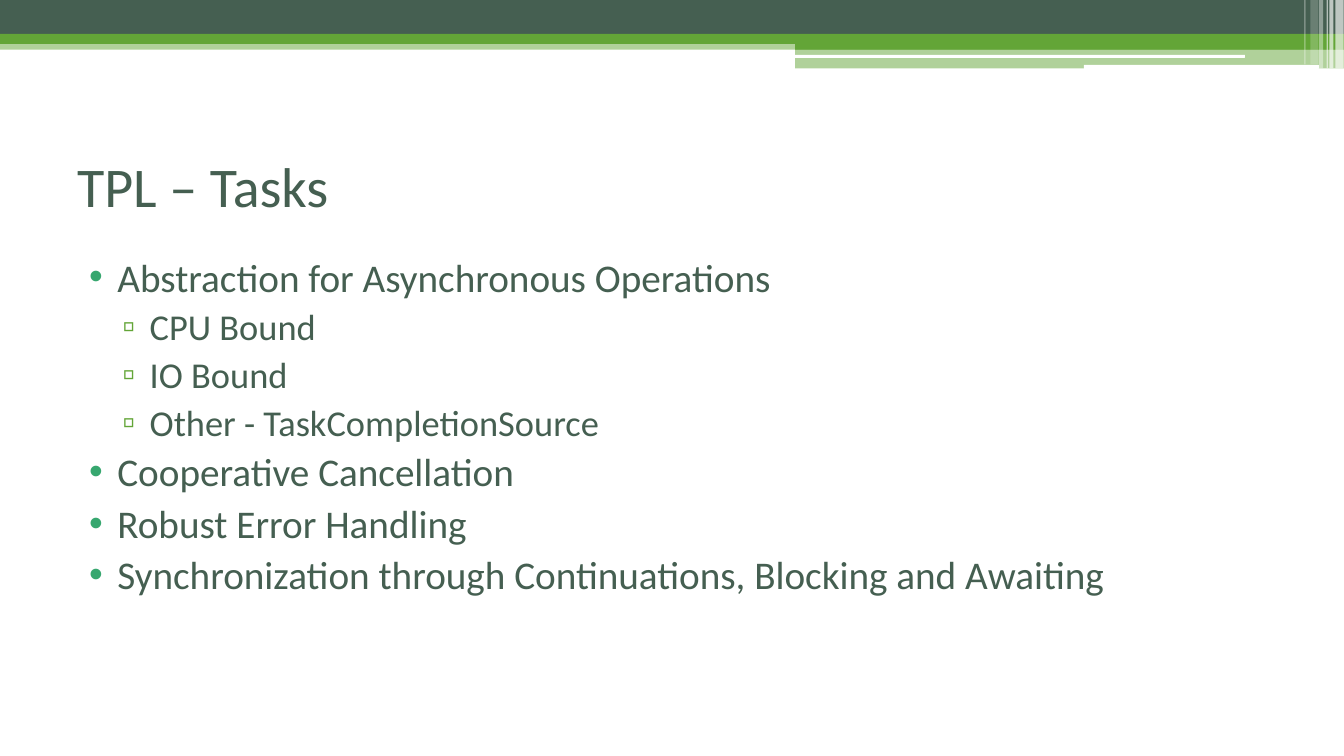
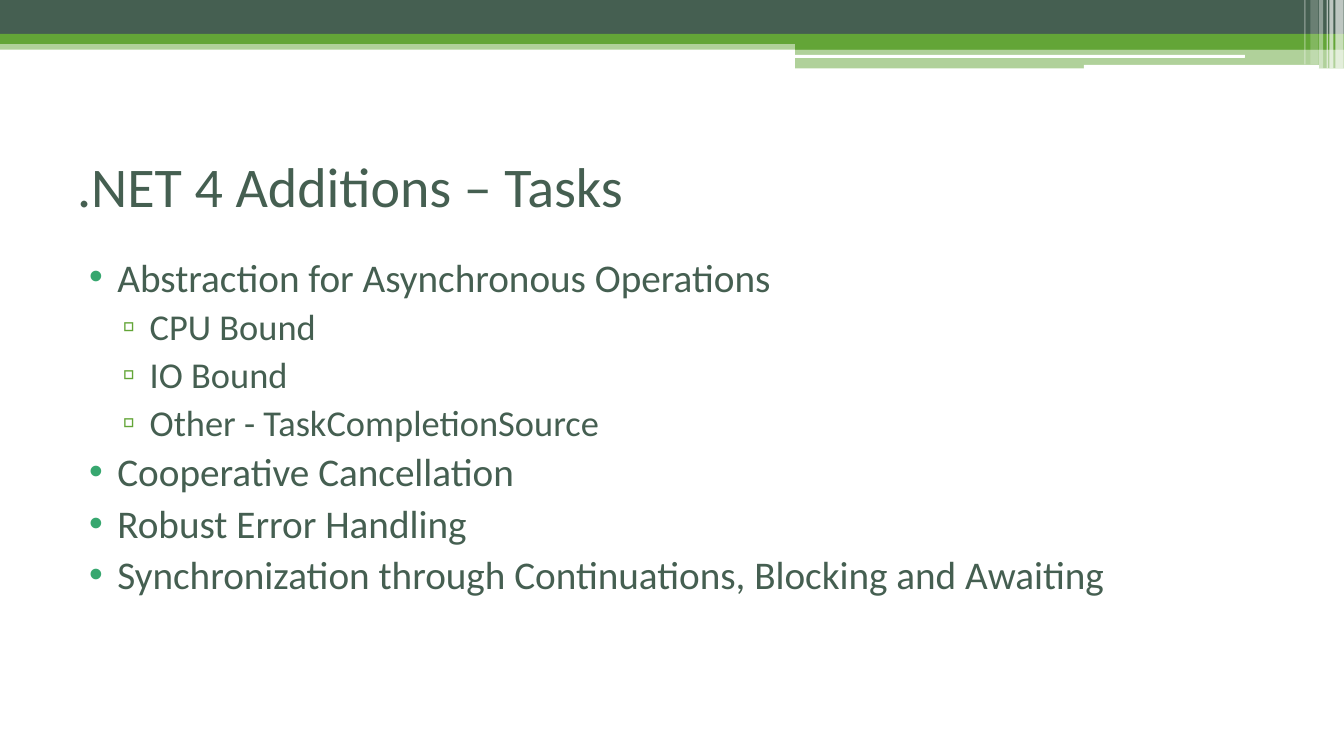
Before and after one commit to taskmatics/evolution-of-threading, a slide deck: slide 9 of Slides/Evolution of Threading in .NET.pptx. Drawn at 1344x756 pixels with LibreOffice and Linux fonts; fonts in the diff are those of the drawing. Boxes give left, top, right and bottom in pixels: in the first picture for what was removed or moved away, otherwise in the second. Text is boxed around its words. In the diff, an @@ line names an element or a change of style, - is before the commit and + after.

```diff
--- a/Slides/Evolution of Threading in .NET.pptx
+++ b/Slides/Evolution of Threading in .NET.pptx
@@ title at (77,168,622,208): text changed @@
-TPL – Tasks
+.NET 4 Additions – Tasks
```
Also in this commit, not shown: 2 other slides changed, 1 other file.
